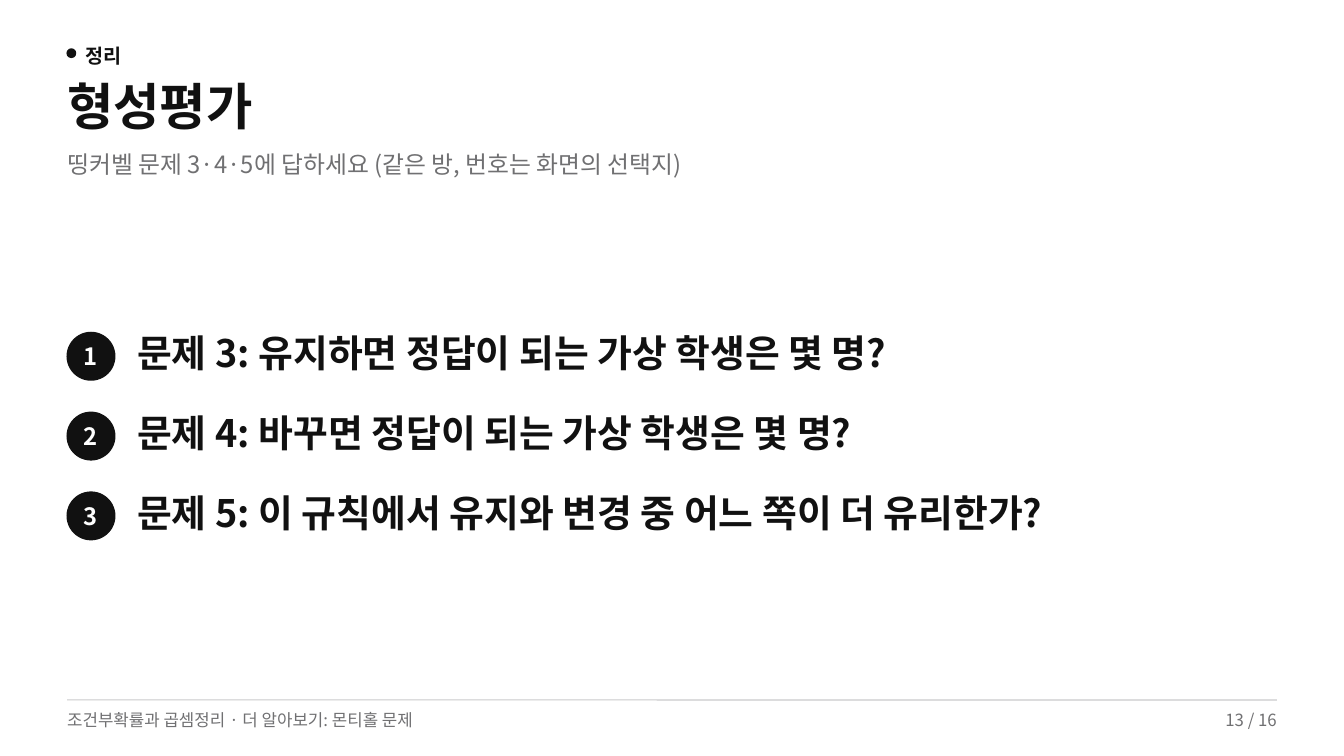
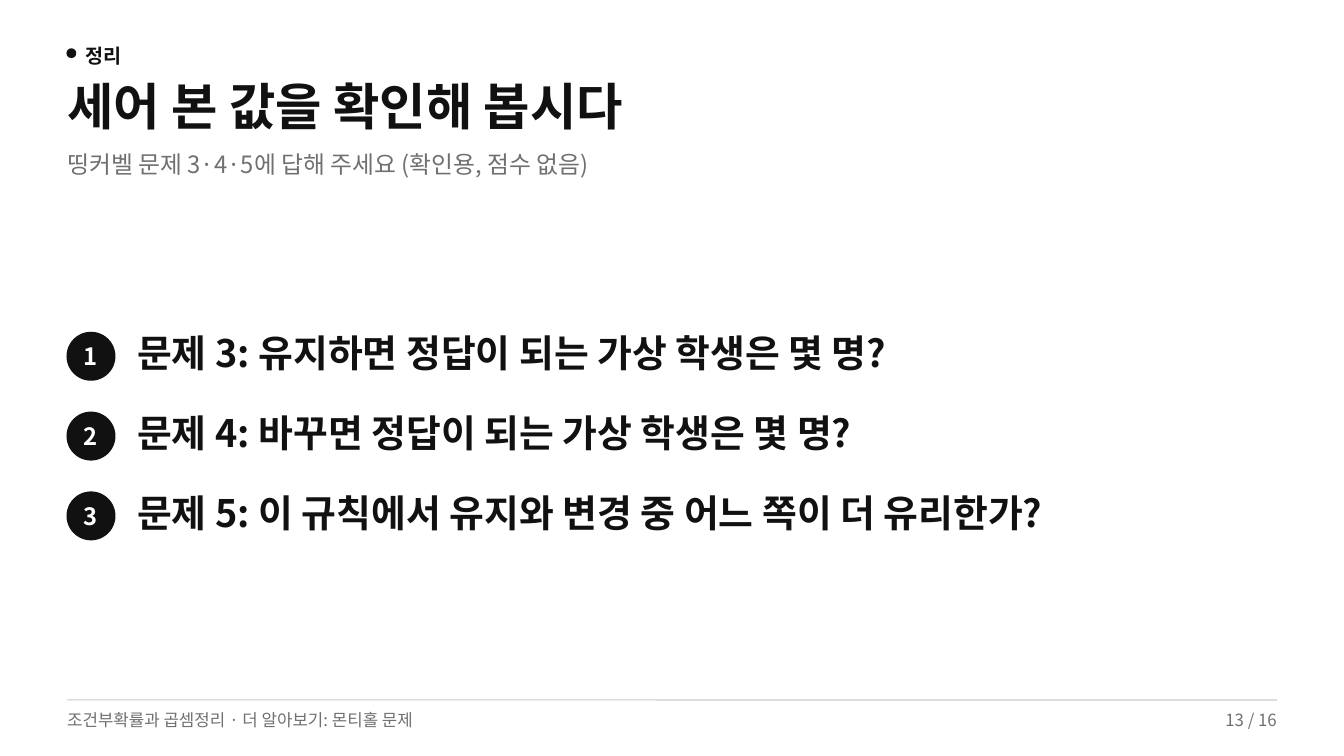
Before and after one commit to yestar02/ms-b4af2784, a slide deck: slide 13 of slides.pptx. Drawn at 1344x756 pixels with LibreOffice and Linux fonts; fonts in the diff are those of the drawing. Boxes give left, top, right and bottom in pixels: in the first picture for what was removed or moved away, otherwise in the second. Text is boxed around its words. In the diff, an @@ line names an element or a change of style, - is before the commit and + after.

Commit message:
화면 격자·확인 문제로 변경

```diff
--- a/slides.pptx
+++ b/slides.pptx
@@ text at (67,82,623,130): text changed @@
-형성평가
+세어 본 값을 확인해 봅시다
@@ text at (67,153,589,178): text changed @@
-띵커벨 문제 3·4·5에 답하세요 (같은 방, 번호는 화면의 선택지)
+띵커벨 문제 3·4·5에 답해 주세요 (확인용, 점수 없음)
```
Also in this commit, not shown: 1 other slide changed, 1 other file.
